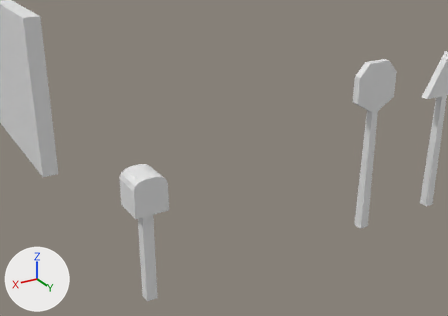
Before and after pictures for a commit that changed the Blender file Assets/blender/environment.blend.
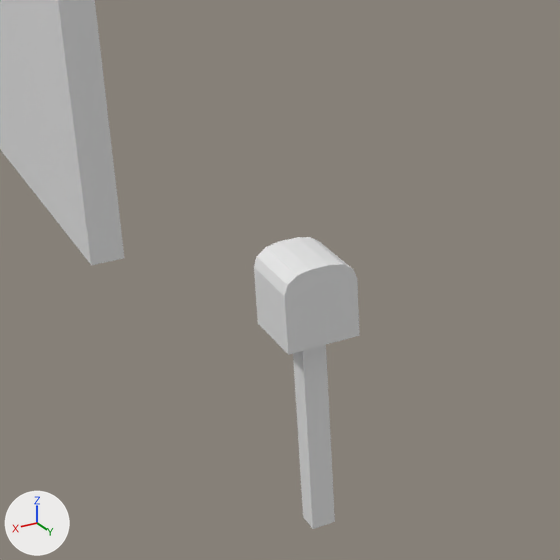
Each version is shown from a camera (50 mm lens) standing at (3.62, 28.6, 6.65) and looking at (-1.24, 20.51, 2.61), then close up on the part from 0% to 59% of the width and 17% to 100% of the height. Every picture has the same lights, and +X, +Y and +Z are marked at lower left. Objects named as collision shapes, trigger or cutter boxes, shadow casters or lower levels of detail are left out.

Objects in the first close-up: 'fence', 'mailbox'.
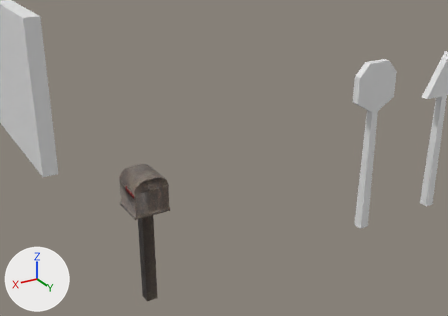
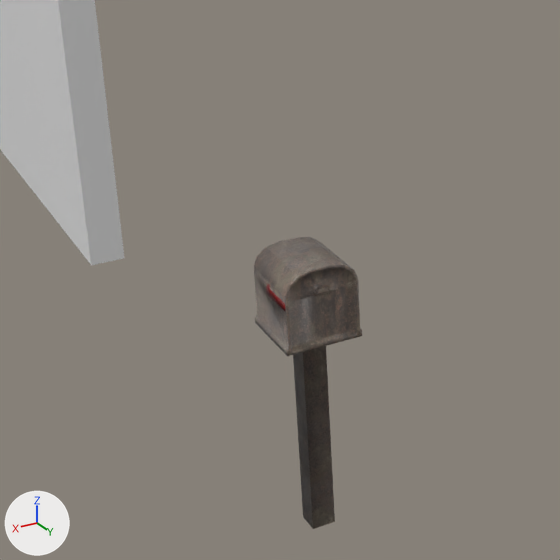
Changed parts and their boxes [x1, y1, x2, y2] in the close-ups (560 x 560 px):
'mailbox', reshaped
    before: [254, 237, 360, 529]
    after: [254, 237, 362, 529]
part 1 of me_cube_006, built on
    before: [254, 264, 360, 355]
    after: [254, 264, 362, 356]
part 2 of me_cube_006, recoloured (white to grey)
    both: [254, 237, 351, 529]

Diff of the bpy script that builds the scene:
```diff
--- a/Assets/blender/environment.blend.py
+++ b/Assets/blender/environment.blend.py
@@ img_normal @@
+img_normal = load_image('normal', '../textures/Mailbox/mailbox_normal.png', 512, 512, 'Non-Color')
@@ img_mailbox_color @@
+img_mailbox_color = load_image('mailbox_color', '../textures/Mailbox/mailbox_color.png', 512, 512, 'sRGB')
@@ img_roughness @@
+img_roughness = load_image('roughness', '../textures/Mailbox/mailbox_roughness.png', 512, 512, 'Non-Color')
@@ mat_material_001 @@
+mat_material_001 = bpy.data.materials.new('Material.001')
+# uses the picture img_mailbox_color
+# uses the picture img_normal
+# uses the picture img_roughness
@@ me_cube_006 @@
 # used by ob_mailbox; location = (0.0, 20.0, 1.8); scale = (1.0, 1.0, 0.75)
-me_cube_006.from_pydata(...)  # 32 vertices, 24 faces; spans x -0.3..0.3, y -0.3..0.3, z -2.4..0.87
+me_cube_006.from_pydata(...)  # 145 vertices, 134 faces; spans x -0.31..0.31, y -0.32..0.33, z -2.4..0.87
+# me_cube_006 part 1
+# 6 faces are deleted
+# 108 vertices are added at x -0.31..0.31, y -0.32..0.33, z -0.01..0.87
+# 5 new vertices lie (0.0, 0.0, -0.5) away from vertices in x -0.3..0.3, y -0.3..0.32, z 0.57
+# 116 new faces join them
+# me_cube_006 part 2: 18 faces spanning x -0.3..0.3, y -0.3..0.3, z -2.4..0.87 switch from no material to mat_material_001
```
